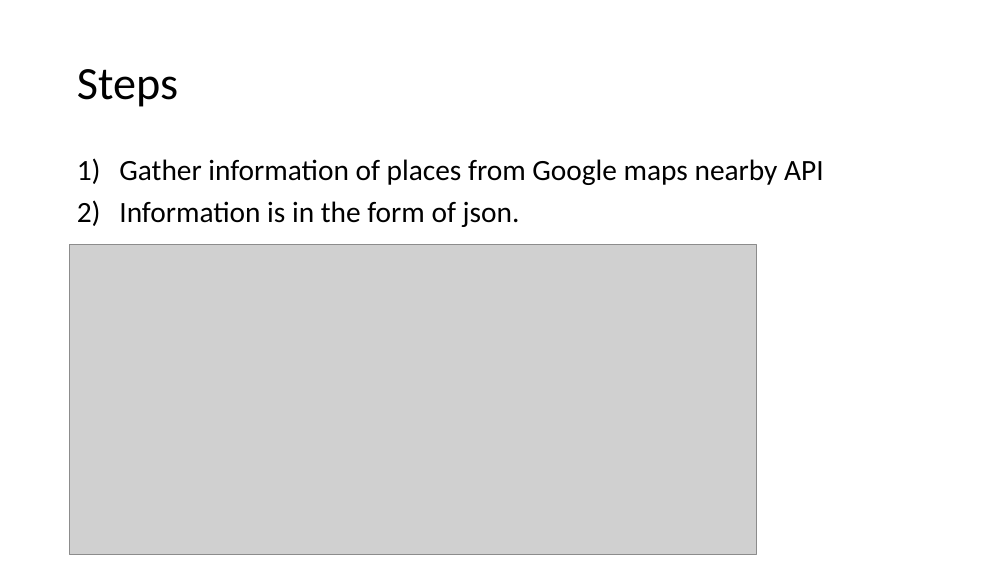
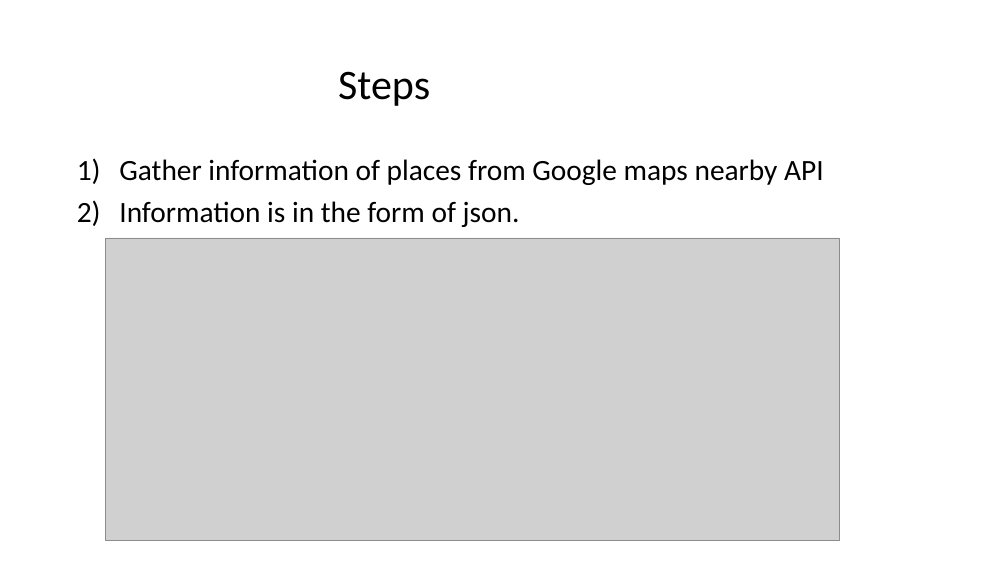
Before and after one commit to thakurshilpa/Places, a slide deck: slide 7 of doc/nearby_location.pptx. Drawn at 1008x567 pixels with LibreOffice and Linux fonts; fonts in the diff are those of the drawing; grey boxes stand for pictures. Boxes give left, top, right and bottom in pixels: in the first picture for what was removed or moved away, otherwise in the second. Text is boxed around its words. In the diff, an @@ line names an element or a change of style, - is before the commit and + after.

Commit message:
formatting

```diff
--- a/doc/nearby_location.pptx
+++ b/doc/nearby_location.pptx
@@ title "Steps" at [338, 71, 430, 106]: size 44 to 40 pt @@
@@ picture: place and size @@
-picture at [70, 245, 756, 555]
+picture at [106, 238, 840, 541]
```
Also in this commit, not shown: 10 other slides changed.
